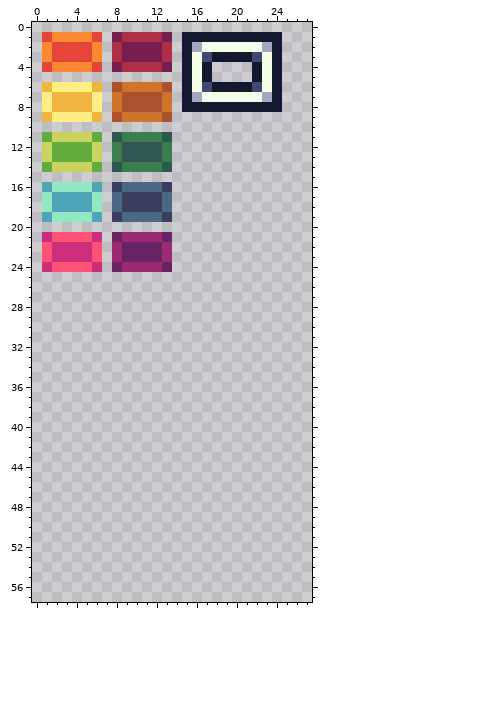
One commit to this pixel-art file: res/spr.aseprite. Above: the version before the commit.
255x255 pixels, 1 frame. Shown: x 0..27, y 0..57.
The result:
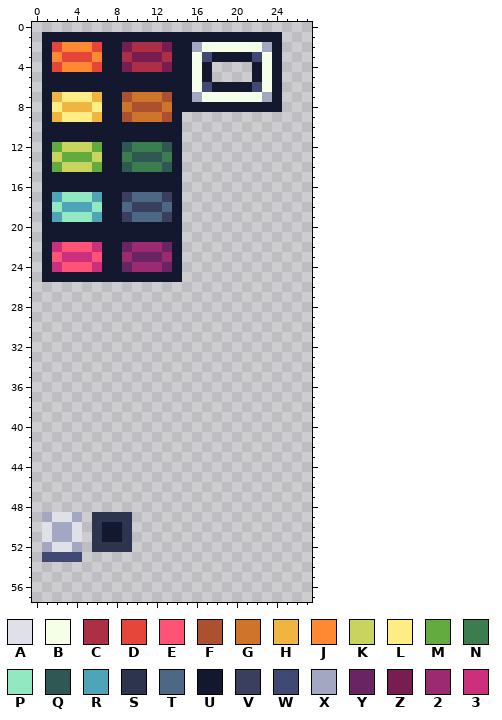
Palette (. is transparent): A #dfe0e8  B #f5ffe8  C #ad2f45  D #e64539  E #ff5277  F #ab5130  G #cf752b  H #f0b541  J #ff8933  K #c8d45d  L #ffee83  M #63ab3f  N #3b7d4f  P #92e8c0  Q #2f5753  R #4fa4b8  S #2c354d  T #4c6885  U #14182e  V #3a3f5e  W #404973  X #a3a7c2  Y #692464  Z #781d4f  2 #9c2a70  3 #cc2f7b
Message: feat(spr): add section and scroll sprites
Diff:
{"y":1,"x":1,"old":"DJJJJD.ZCCCCZ.","new":"UUUUUUUUUUUUUU"}
{"y":2,"x":1,"old":"J","new":"U"}
{"y":2,"x":3,"old":"DDDJ.C","new":"JJJDUU"}
{"y":2,"x":10,"old":"ZZZC.","new":"CCCZU"}
{"y":3,"x":1,"old":"JD","new":"UJ"}
{"y":3,"x":7,"old":".CZ","new":"UUC"}
{"y":3,"x":14,"old":".","new":"U"}
{"y":4,"x":1,"old":"DJ","new":"UD"}
{"y":4,"x":7,"old":".ZC","new":"UUZ"}
{"y":4,"x":14,"old":".","new":"U"}
{"y":5,"x":1,"old":"..............","new":"UUUUUUUUUUUUUU"}
{"y":6,"x":1,"old":"HLLLLH.FGGGGF.","new":"UUUUUUUUUUUUUU"}
{"y":7,"x":1,"old":"L","new":"U"}
{"y":7,"x":3,"old":"HHHL.G","new":"LLLHUU"}
{"y":7,"x":10,"old":"FFFG.","new":"GGGFU"}
{"y":8,"x":1,"old":"LH","new":"UL"}
{"y":8,"x":7,"old":".GF","new":"UUG"}
{"y":8,"x":14,"old":".","new":"U"}
{"y":9,"x":1,"old":"HL","new":"UH"}
{"y":9,"x":7,"old":".FG","new":"UUF"}
{"y":9,"x":14,"old":".","new":"U"}
{"y":10,"x":1,"old":"..............","new":"UUUUUUUUUUUUUU"}
{"y":11,"x":1,"old":"MKKKKM.QNNNNQ.","new":"UUUUUUUUUUUUUU"}
{"y":12,"x":1,"old":"K","new":"U"}
{"y":12,"x":3,"old":"MMMK.N","new":"KKKMUU"}
{"y":12,"x":10,"old":"QQQN.","new":"NNNQU"}
{"y":13,"x":1,"old":"KM","new":"UK"}
{"y":13,"x":7,"old":".NQ","new":"UUN"}
{"y":13,"x":14,"old":".","new":"U"}
{"y":14,"x":1,"old":"MK","new":"UM"}
{"y":14,"x":7,"old":".QN","new":"UUQ"}
{"y":14,"x":14,"old":".","new":"U"}
{"y":15,"x":1,"old":"..............","new":"UUUUUUUUUUUUUU"}
{"y":16,"x":1,"old":"RPPPPR.VTTTTV.","new":"UUUUUUUUUUUUUU"}
{"y":17,"x":1,"old":"P","new":"U"}
{"y":17,"x":3,"old":"RRRP.T","new":"PPPRUU"}
{"y":17,"x":10,"old":"VVVT.","new":"TTTVU"}
{"y":18,"x":1,"old":"PR","new":"UP"}
{"y":18,"x":7,"old":".TV","new":"UUT"}
{"y":18,"x":14,"old":".","new":"U"}
{"y":19,"x":1,"old":"RP","new":"UR"}
{"y":19,"x":7,"old":".VT","new":"UUV"}
{"y":19,"x":14,"old":".","new":"U"}
{"y":20,"x":1,"old":"..............","new":"UUUUUUUUUUUUUU"}
{"y":21,"x":1,"old":"3EEEE3.Y2222Y.","new":"UUUUUUUUUUUUUU"}
{"y":22,"x":1,"old":"E","new":"U"}
{"y":22,"x":3,"old":"333E.2","new":"EEE3UU"}
{"y":22,"x":10,"old":"YYY2.","new":"222YU"}
{"y":23,"x":1,"old":"E3","new":"UE"}
{"y":23,"x":7,"old":".2Y","new":"UU2"}
{"y":23,"x":14,"old":".","new":"U"}
{"y":24,"x":1,"old":"3E","new":"U3"}
{"y":24,"x":7,"old":".Y2","new":"UUY"}
{"y":24,"x":14,"old":".","new":"U"}
{"y":25,"x":1,"old":"..............","new":"UUUUUUUUUUUUUU"}
{"y":49,"x":1,"old":"....","new":"XAAX"}
{"y":49,"x":6,"old":"....","new":"SSSS"}
{"y":50,"x":1,"old":"....","new":"AXXA"}
{"y":50,"x":6,"old":"....","new":"SUUS"}
{"y":51,"x":1,"old":"....","new":"AXXA"}
{"y":51,"x":6,"old":"....","new":"SUUS"}
{"y":52,"x":1,"old":"....","new":"XAAX"}
{"y":52,"x":6,"old":"....","new":"SSSS"}
{"y":53,"x":1,"old":"....","new":"WWWW"}
